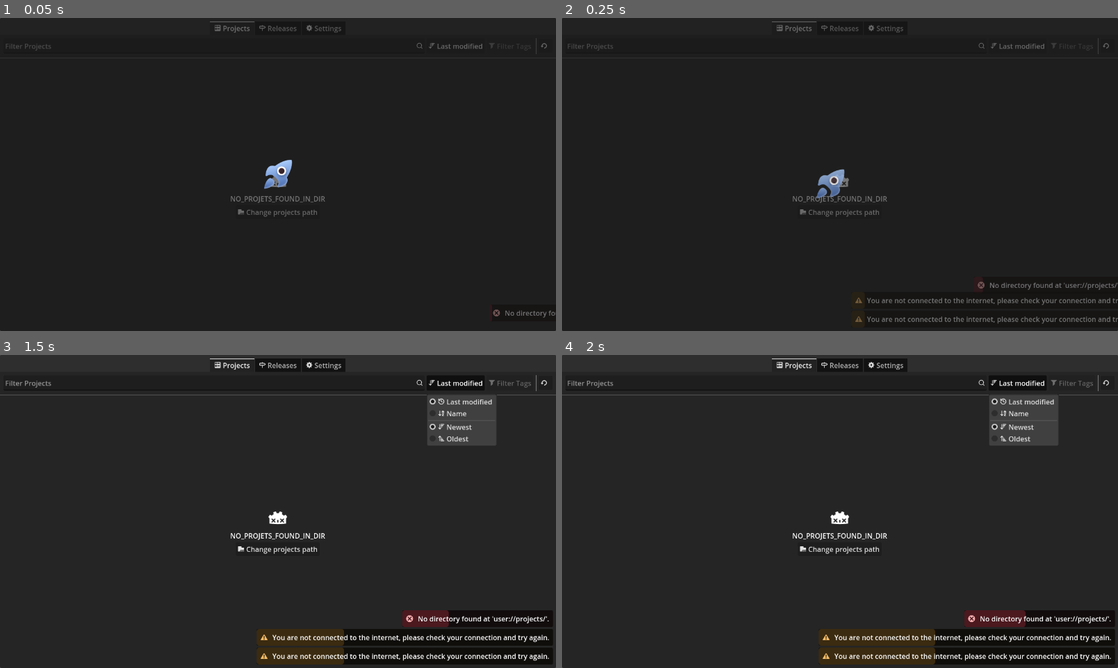
Above: before the commit, frames 1-4 (two rows, left to right).
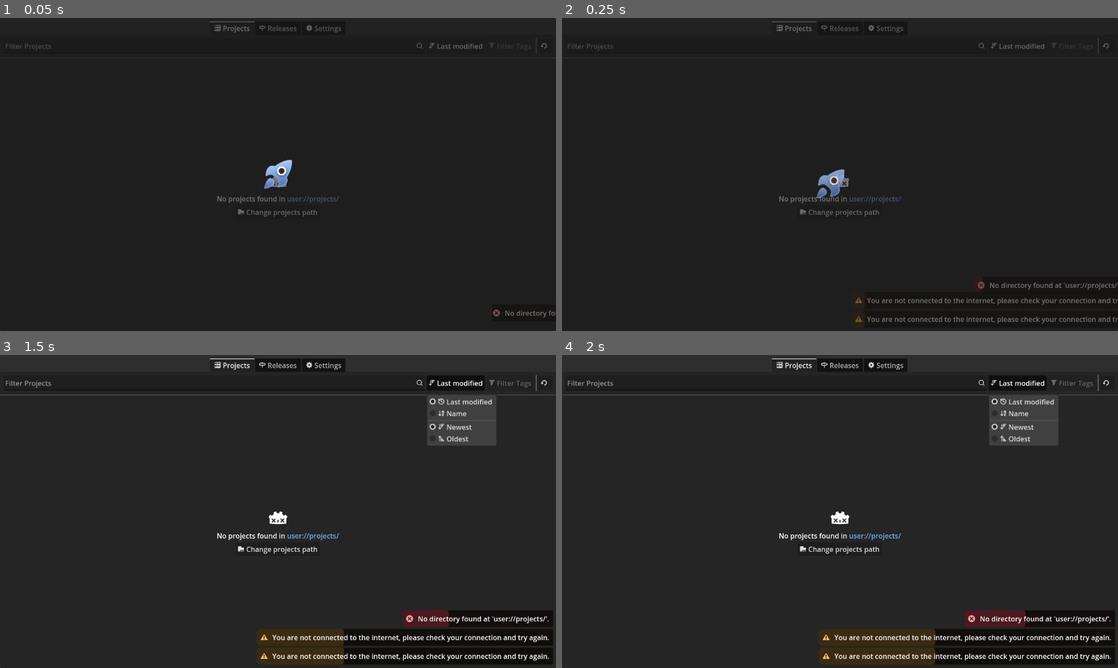
Above: after the commit, the same moments.

Repository: diiiaz/godot-launcher
Game: Godot game, scene res://scr/main.tscn
Two runs of this game, one before a commit and one after it. Both use one fixed random seed, a clock stepped at 60 frames per second and the inputs below. The engine's default icon, where the game draws it, is replaced by a stand-in: a white triangle on a blue panel in a dark square.
Inputs (mouse positions are in pixels of both pictures, inside the frame that each line leads up to):
- Up to frame 1 (0.05 s): no input
- Up to frame 2 (0.25 s): no input
- Up to frame 3 (1.5 s): click (216, 383) at 0.52 s; type "12" at 0.6 s; click "Last modified" at 1.25 s
- Up to frame 4 (2 s): no input

The runs differ from the first frame. In frame 1, 0.2% of the frame differs, in the area x 39-61%, y 50-60%; in frame 2, 0.2%; in frame 3, 0.3%; in frame 4, 0.3%.

Commit message:
Fix typo in no projects found label
Corrected 'NO_PROJETS_FOUND_IN_DIR' to 'NO_PROJECTS_FOUND_IN_DIR' in the label text to ensure proper translation and display.

Diff:
--- a/scr/user_interface/pages/projects_page/projects_page.gd
+++ b/scr/user_interface/pages/projects_page/projects_page.gd
@@ -27,7 +27,7 @@
 	return preload("uid://dovk625lj7wf0")
 
 func update_no_projects_found_label() -> void:
-	no_projects_found_label.text = tr("NO_PROJETS_FOUND_IN_DIR") % [ColorHelper.LIGHT_BLUE.to_html(false), SettingsManager.get_setting(Settings.SETTING.PROJECTS_PATH)]
+	no_projects_found_label.text = tr("NO_PROJECTS_FOUND_IN_DIR") % [ColorHelper.LIGHT_BLUE.to_html(false), SettingsManager.get_setting(Settings.SETTING.PROJECTS_PATH)]
 
 
 # ---------------------------------- Projects Container
